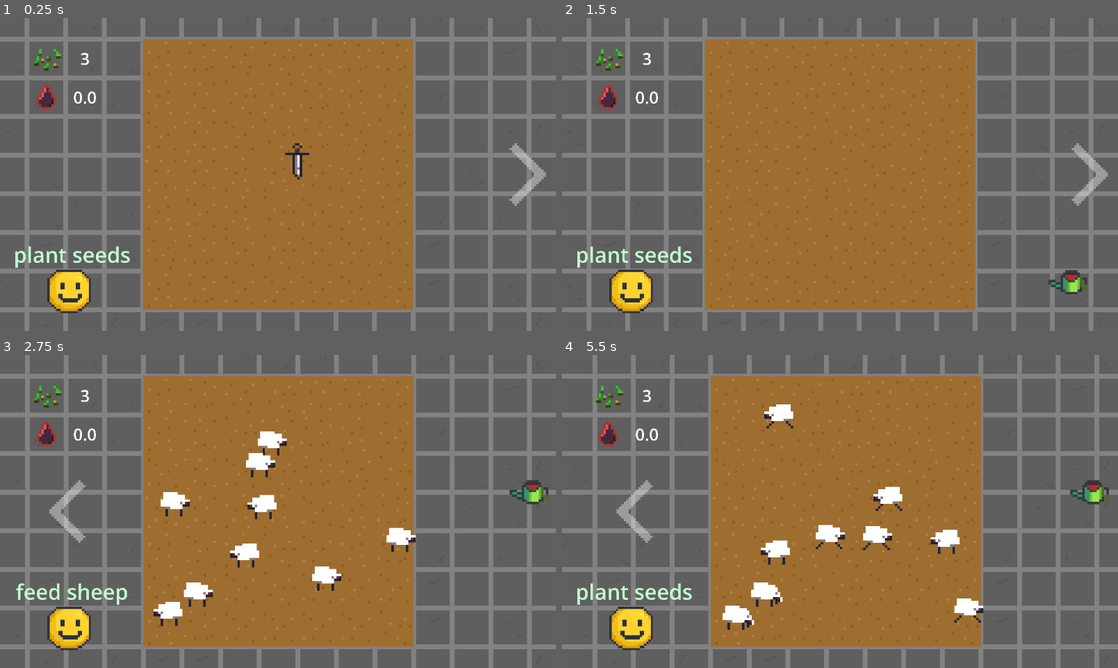
Above: before the commit, frames 1-4 (two rows, left to right).
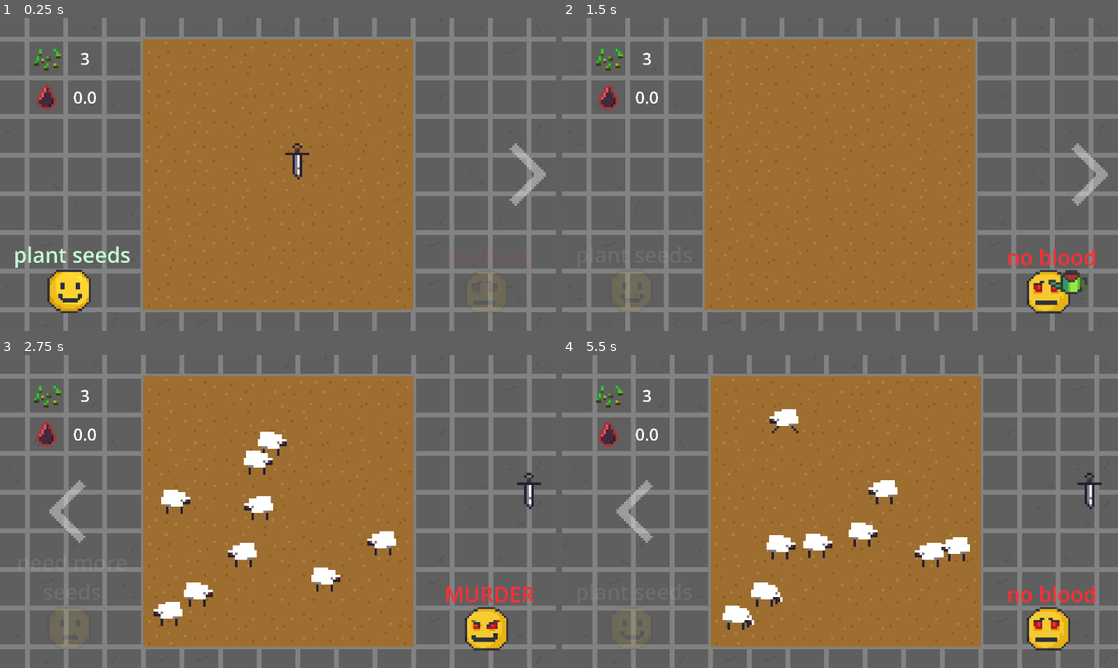
Above: after the commit, the same moments.

Repository: aeriab/giftjam_lebron
Game: Godot game, scene res://main/main.tscn
Same seed, same stepped clock (60 frames per second), same inputs: the game is played once before the commit and once after it.
Inputs (mouse positions are in pixels of both pictures, inside the frame that each line leads up to):
- Up to frame 1 (0.25 s): no input
- Up to frame 2 (1.5 s): click (628, 290) at 0.5 s; click (1051, 293) at 1.25 s
- Up to frame 3 (2.75 s): click (528, 511) at 2 s
- Up to frame 4 (5.5 s): click (628, 511) at 2.75 s; click (628, 627) at 3.5 s; click (1051, 630) at 4.25 s; click (1090, 511) at 5 s

The runs differ from the first frame. In frame 2, 2.5% of the frame differs, in the area x 2-96%, y 72-95%; in frame 3, 4.3%; in frame 4, 5.5%, in the area x 2-99%, y 15-95%.

Commit message:
So much text logic

Diff:
--- a/UI/ui.gd
+++ b/UI/ui.gd
@@ -9,16 +9,55 @@
 @export var GOOD_SHADOW_COLOR: Color
 @export var EVIL_SHADOW_COLOR: Color
 
+@export var FEEDING_SEED_AMOUNT: int
+
 var ready_for_switch: bool = true
 
+const EVIL_FACE = preload("res://assets/Faces/EvilFace.png")
+const CLICKED_EVIL_FACE = preload("res://assets/Faces/ClickedEvilFace.png")
+const CLICKED_HAPPY_FACE = preload("res://assets/Faces/ClickedHappyFace (1).png")
+const HAPPY_FACE = preload("res://assets/Faces/HappyFace.png")
+
 func _process(delta):
+
+	if Global.blood <= 0.0 && Global.in_plant_scene && ready_for_switch:
+		evil_activity_label.text = "no blood"
+		evil_texture_button.texture_normal = CLICKED_EVIL_FACE
+	elif Global.blood > 0.0 && Global.in_plant_scene && ready_for_switch:
+		evil_activity_label.text = "BLOOD WATER"
+		evil_texture_button.texture_normal = EVIL_FACE
+
+	if !Global.in_plant_scene && Global.sheep_left <= 1 && !ready_for_switch:
+		print("MAKING HERE HERERERER")
+		evil_activity_label.text = "need more sheep"
+		evil_texture_button.texture_normal = CLICKED_EVIL_FACE
+	elif !Global.in_plant_scene && Global.sheep_left > 1 && !ready_for_switch:
+		evil_activity_label.text = "MURDER"
+		evil_texture_button.texture_normal = EVIL_FACE
+
 	if Global.seed < 1 && Global.in_plant_scene && ready_for_switch:
 		good_activity_label.text = "grow seeds"
+		good_texture_button.texture_normal = CLICKED_HAPPY_FACE
 		if Global.any_seeds_ready:
 			good_activity_label.text = "harvest"
 			Global.any_seeds_ready = false
+			good_texture_button.texture_normal = HAPPY_FACE
+	elif Global.seed >= 1 && ready_for_switch:
+		good_activity_label.text = "plant seeds"
+		good_texture_button.texture_normal = HAPPY_FACE
+
+	var can_feed: bool = (Global.any_seeds_planted && Global.seed >= FEEDING_SEED_AMOUNT) || (Global.seed > FEEDING_SEED_AMOUNT)
+	if !Global.in_plant_scene && !can_feed && !ready_for_switch:
+		good_activity_label.text = "need more seeds"
+		good_texture_button.texture_normal = CLICKED_HAPPY_FACE
+	elif !Global.in_plant_scene && can_feed && !ready_for_switch:
+		good_activity_label.text = "feed sheep"
+		good_texture_button.texture_normal = HAPPY_FACE
 
 func _ready():
+
+	evil_toggle_on(false)
+
 	SignalManager.cameraPanFinished.connect(switchActivityLabel)
 
 	SignalManager.sheep_killed.connect(addBlood)
@@ -56,48 +95,66 @@
 @onready var evil_activity_label = $EvilActivityLabel
 
 
-func _on_good_texture_button_pressed():
+func _on_evil_texture_button_pressed():
 	Global.evil_mode = true
 	SignalManager.song_change.emit()
 
-	if Global.in_plant_scene:
-		evil_activity_label.text = "BLOOD WATER"
-	else:
-		evil_activity_label.text = "MURDER"
-	evil_activity_label.visible = true
-	good_activity_label.visible = false
+	#if Global.in_plant_scene:
+		#evil_activity_label.text = "BLOOD WATER"
+	#else:
+		#evil_activity_label.text = "MURDER"
 
-	good_texture_button.visible = false
-	evil_texture_button.visible = true
+	evil_toggle_on(true)
+	#evil_activity_label.visible = true
+	#good_activity_label.visible = false
 
-func _on_evil_texture_button_pressed():
+	#good_texture_button.visible = false
+	#evil_texture_button.visible = true
+
+func _on_good_texture_button_pressed():
 	Global.evil_mode = false
 	SignalManager.song_change.emit()
 
-	if Global.in_plant_scene:
-		good_activity_label.text = "plant seeds"
-	else:
-		good_activity_label.text = "feed sheep"
-	good_activity_label.visible = true
-	evil_activity_label.visible = false
+	#if Global.in_plant_scene:
+		#good_activity_label.text = "plant seeds"
+	#else:
+		#good_activity_label.text = "feed sheep"
 
-	good_texture_button.visible = true
-	evil_texture_button.visible = false
+	evil_toggle_on(false)
+	#good_activity_label.visible = true
+	#evil_activity_label.visible = false
+	#
+	#good_texture_button.visible = true
+	#evil_texture_button.visible = false
 
 func switchActivityLabel():
 
 	if Global.in_plant_scene:
 		ready_for_switch = true
-		evil_activity_label.text = "BLOOD WATER"
+		#evil_activity_label.text = "BLOOD WATER"
 	else:
 		ready_for_switch = false
-		evil_activity_label.text = "MURDER"
+		#evil_activity_label.text = "MURDER"
 
 	if Global.in_plant_scene:
 		ready_for_switch = true
-		good_activity_label.text = "plant seeds"
+		#good_activity_label.text = "plant seeds"
 	else:
 		ready_for_switch = false
-		good_activity_label.text = "feed sheep"
+		#good_activity_label.text = "feed sheep"
 
 	pass
+
+func evil_toggle_on(is_on : bool):
+	if !is_on:
+		evil_texture_button.modulate.a = 0.1
+		evil_activity_label.modulate.a = 0.1
+
+		good_texture_button.modulate.a = 1.0
+		good_activity_label.modulate.a = 1.0
+	else:
+		evil_texture_button.modulate.a = 1.0
+		evil_activity_label.modulate.a = 1.0
+
+		good_texture_button.modulate.a = 0.1
+		good_activity_label.modulate.a = 0.1
--- a/UI/ui.tscn
+++ b/UI/ui.tscn
@@ -20,6 +20,7 @@
 GOOD_COLOR = Color(0.595494, 0.973559, 0.570214, 1)
 EVIL_COLOR = Color(1, 0.400523, 0.391419, 1)
 GOOD_SHADOW_COLOR = Color(0, 0, 0, 0)
+FEEDING_SEED_AMOUNT = 5
 
 [node name="Seeds" type="Node2D" parent="."]
 position = Vector2(-96, -48)
@@ -76,7 +77,6 @@
 flip_h = true
 
 [node name="EvilTextureButton" type="TextureButton" parent="."]
-visible = false
 z_index = 1
 layout_mode = 0
 offset_left = 72.0
@@ -107,7 +107,6 @@
 autowrap_mode = 2
 
 [node name="EvilActivityLabel" type="Label" parent="."]
-visible = false
 modulate = Color(0.999966, 0.186059, 0.20766, 1)
 visibility_layer = 1023
 z_index = 1
@@ -116,7 +115,6 @@
 offset_right = 1236.0
 offset_bottom = 567.0
 scale = Vector2(0.0437522, 0.0437522)
-theme_override_colors/font_shadow_color = Color(0, 0, 0, 1)
 theme_override_constants/shadow_offset_x = 20
 theme_override_constants/shadow_offset_y = 20
 theme_override_font_sizes/font_size = 201
